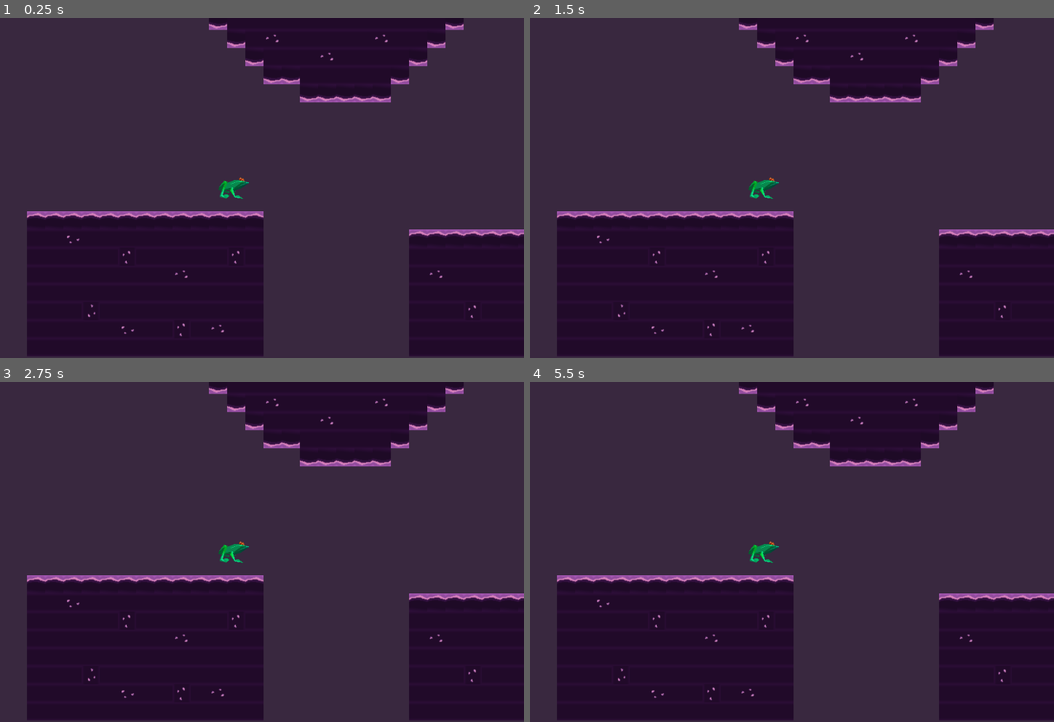
Above: before the commit, frames 1-4 (two rows, left to right).
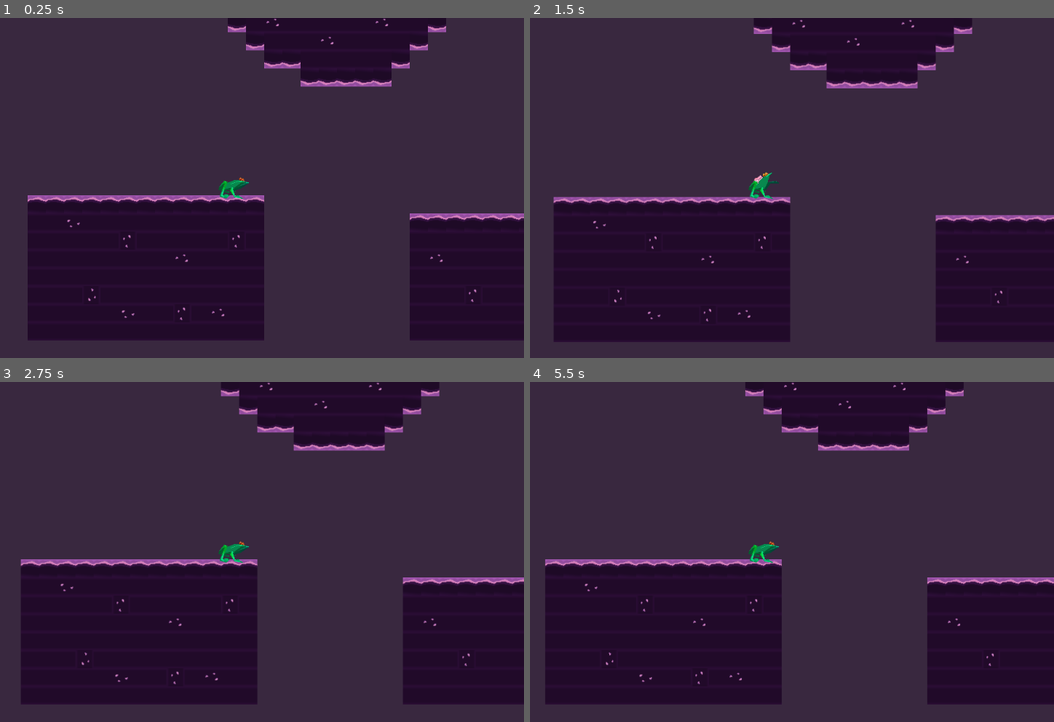
Above: after the commit, the same moments.

Repository: lemonsaurus/slurp-ninja
Game: Godot game, scene res://main.tscn
Same seed, same stepped clock (60 frames per second), same inputs: the game is played once before the commit and once after it.
Inputs (mouse positions are in pixels of both pictures, inside the frame that each line leads up to):
- Up to frame 1 (0.25 s): no input
- Up to frame 2 (1.5 s): tap Enter at 0.5 s; move the mouse to (891, 171) at 0.52 s; click (891, 171) at 0.67 s; move the mouse to (645, 205) at 1.27 s; click (645, 205) at 1.42 s
- Up to frame 3 (2.75 s): move the mouse to (293, 477) at 2.02 s; click (293, 477) at 2.17 s
- Up to frame 4 (5.5 s): tap Space at 2.75 s; move the mouse to (734, 620) at 2.77 s; click (734, 620) at 2.92 s; move the mouse to (938, 603) at 3.52 s; click (938, 603) at 3.67 s; move the mouse to (587, 501) at 4.27 s; click (587, 501) at 4.42 s; move the mouse to (792, 552) at 5.02 s; click (792, 552) at 5.17 s

The runs differ from the first frame. In frame 1, 10% of the frame differs, in the area x 5-100%, y 0-100%; in frame 2, 9.9%; in frame 3, 11%; in frame 4, 12%, in the area x 2-100%, y 0-100%.
Error before the commit: Parse Error: The identifier "grounded" isn't declared in the current scope. (res://objects/Player.gd:58)

Commit message:
Implement sound effects!

Diff:
--- a/main.tscn
+++ b/main.tscn
@@ -1,7 +1,8 @@
-[gd_scene load_steps=3 format=2]
+[gd_scene load_steps=4 format=2]
 
 [ext_resource path="res://objects/Player.tscn" type="PackedScene" id=1]
 [ext_resource path="res://objects/tilesets/purple_tileset.tres" type="TileSet" id=2]
+[ext_resource path="res://assets/music/frogjutsu.mp3" type="AudioStream" id=3]
 
 [node name="Main" type="Node2D"]
 
@@ -12,7 +13,12 @@
 tile_data = PoolIntArray( -65536, 1610612736, 0, -65535, 1610612736, 0, -65534, 1610612736, 0, -65533, 1610612736, 0, - …(3990 unchanged characters)…
 
 [node name="Player" parent="." instance=ExtResource( 1 )]
-position = Vector2( 361.834, 310.544 )
+position = Vector2( 361.127, 333.861 )
 
 [node name="Camera2D" type="Camera2D" parent="Player"]
 current = true
+
+[node name="AudioStreamPlayer" type="AudioStreamPlayer" parent="."]
+stream = ExtResource( 3 )
+volume_db = -12.116
+autoplay = true
--- a/objects/Player.gd
+++ b/objects/Player.gd
@@ -21,6 +21,7 @@
 		if event.pressed:
 			$Tongue.slurp(event.position - get_viewport().size * 0.5)
 			$Sprite.frame = 1
+			$SFX.slurp()
 
 		else:
 			$Tongue.release()
@@ -46,6 +47,22 @@
 	else:
 		tongue_velocity = Vector2(0,0)
 	velocity += tongue_velocity
+
+	# Rotate around like a madman
+	var grounded = is_on_floor()
+	if not $Tongue.hooked and not grounded:
+		$Sprite.rotate(-0.1 * self.flip_speed)
+
+		if not self.is_flipping and self.is_initialized:
+			$SFX.flip()
+			self.is_flipping = true
+
+
+	# Reset flip
+	if $Tongue.hooked or grounded:
+		self.is_flipping = false
+		self.flip_speed = rand_range(0.5, 3.0)
+
 
 	# This is the magic sauce. This makes it actually move.
 	move_and_slide(velocity, Vector2.UP)
--- a/objects/Tongue.gd
+++ b/objects/Tongue.gd
@@ -3,7 +3,7 @@
 """
 extends Node2D
 
-const SPEED = 10  # Slurping speed.
+export var SPEED = 10  # Slurping speed.
 
 onready var slurplets = $Slurplets
 onready var tip = $Tip
@@ -29,7 +29,7 @@
 
 func _process(_delta: float) -> void:
 	"""Orient the tongue and the slurplets for every real frame."""
-	# Hide the tongue if we're not currently using it.
+	# No point in doing anything if we're not using the tongue
 	self.visible = slurping or hooked
 	if not self.visible:
 		return
--- a/objects/Tongue.tscn
+++ b/objects/Tongue.tscn
@@ -11,12 +11,11 @@
 [node name="Tongue" type="Node2D"]
 position = Vector2( 56.1266, 35.636 )
 script = ExtResource( 3 )
+SPEED = -38
 
 [node name="Slurplets" type="Sprite" parent="."]
-position = Vector2( 47.8172, -1.18347 )
 texture = ExtResource( 2 )
 centered = false
-offset = Vector2( 32, 0 )
 region_enabled = true
 region_rect = Rect2( 0, 0, 32, 180 )
 
@@ -24,9 +23,10 @@
 position = Vector2( 1.41422, 2.82843 )
 collision_layer = 4
 
-[node name="Splat" type="Sprite" parent="Tip"]
-position = Vector2( 53.9106, -5.81963 )
+[node name="Sprite" type="Sprite" parent="Tip"]
+position = Vector2( 1, 0 )
 texture = ExtResource( 1 )
+offset = Vector2( 14.5, -16 )
 
 [node name="CollisionShape2D" type="CollisionShape2D" parent="Tip"]
 position = Vector2( 53.9341, -13.5053 )
